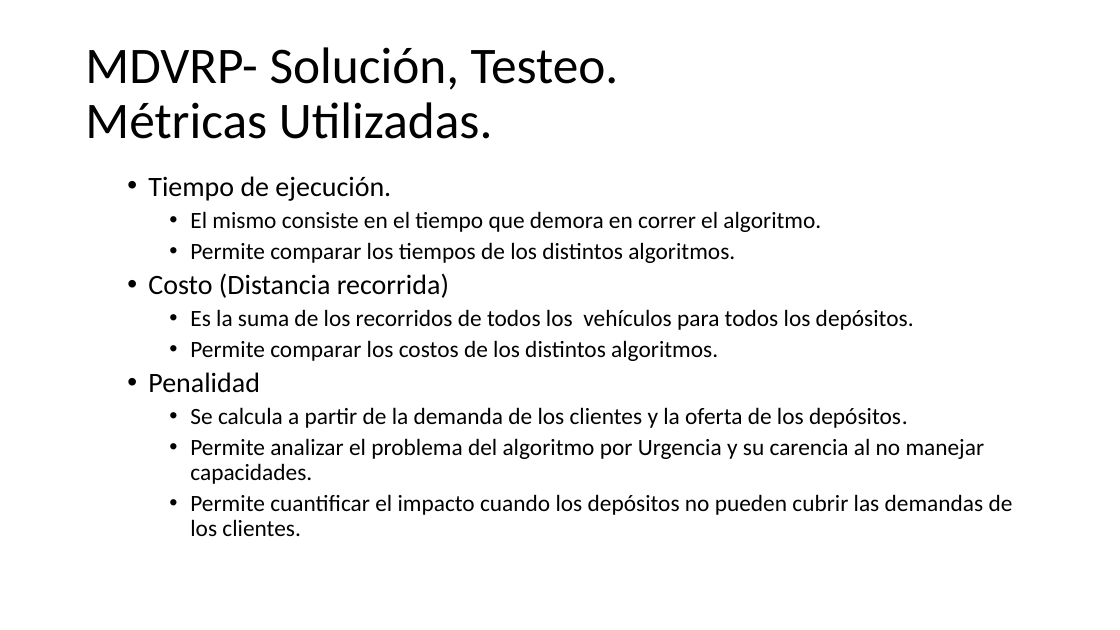
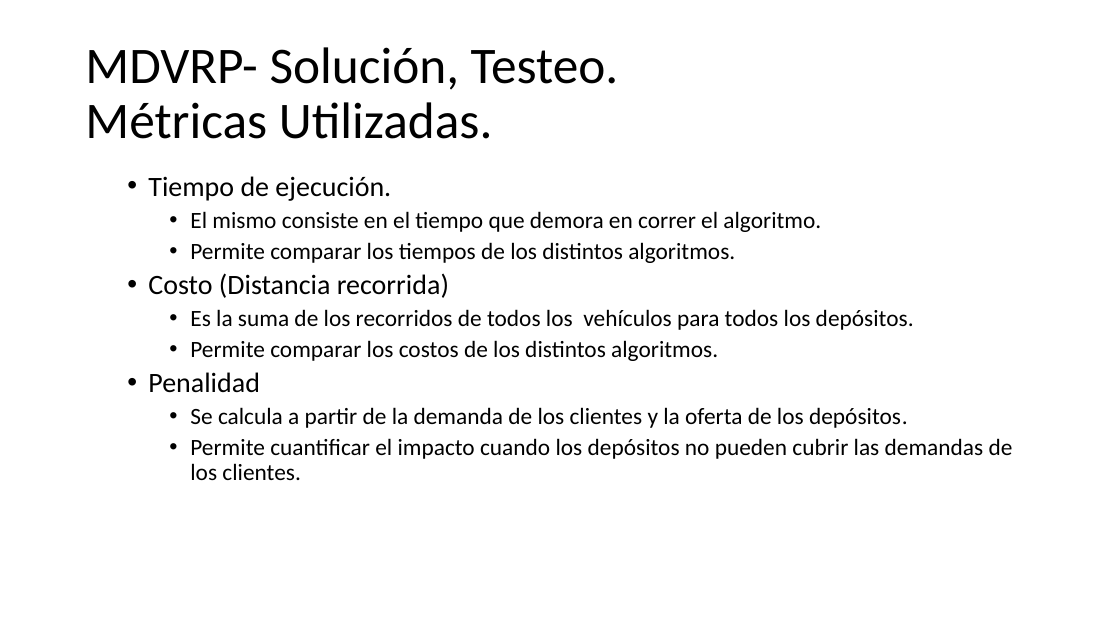
Before and after one commit to urubusale/proyvrp, a slide deck: slide 19 of Version/Documentación/MDVRP.pptx. Drawn at 1120x630 pixels with LibreOffice and Linux fonts; fonts in the diff are those of the drawing. Boxes give left, top, right and bottom in pixels: in the first picture for what was removed or moved away, otherwise in the second. Text is boxed around its words. In the diff, an @@ line names an element or a change of style, - is before the commit and + after.

```diff
--- a/Version/Documentación/MDVRP.pptx
+++ b/Version/Documentación/MDVRP.pptx
@@ text at bbox=[190, 438, 985, 484]: paragraph removed @@
-    • Permite analizar el problema del algoritmo por Urgencia y su carencia al no manejar capacidades.
```
Also in this commit, not shown: 10 other slides changed, 1 slide added, 1 slide removed.
